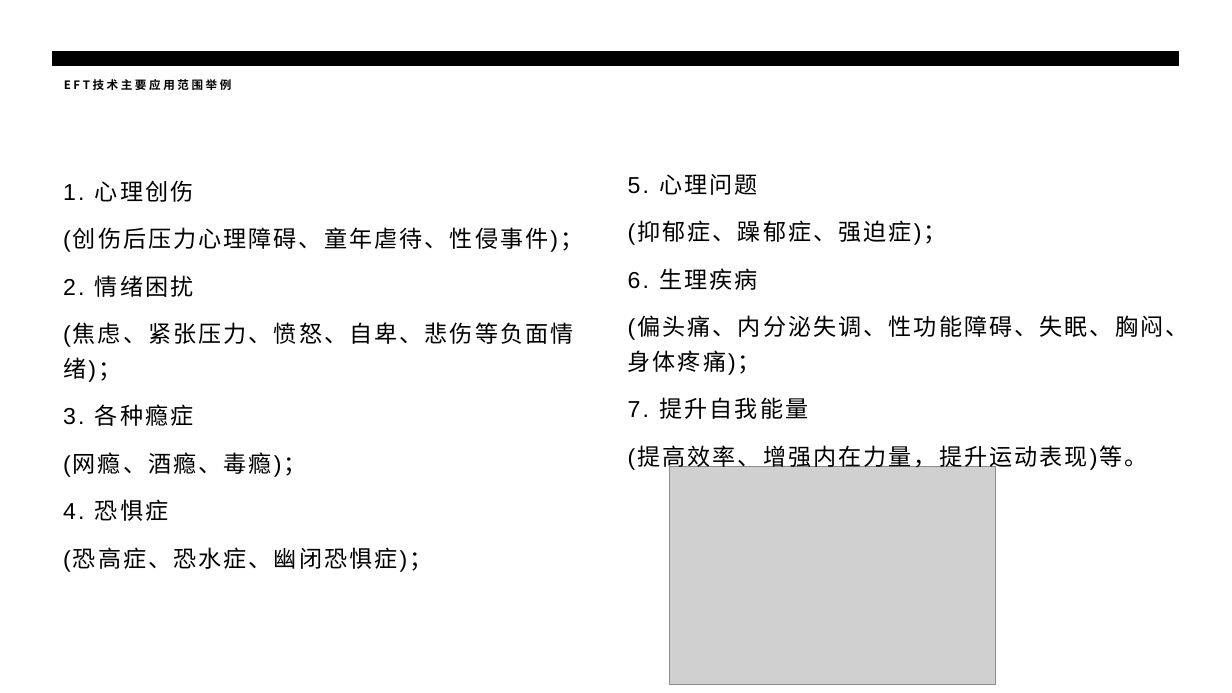
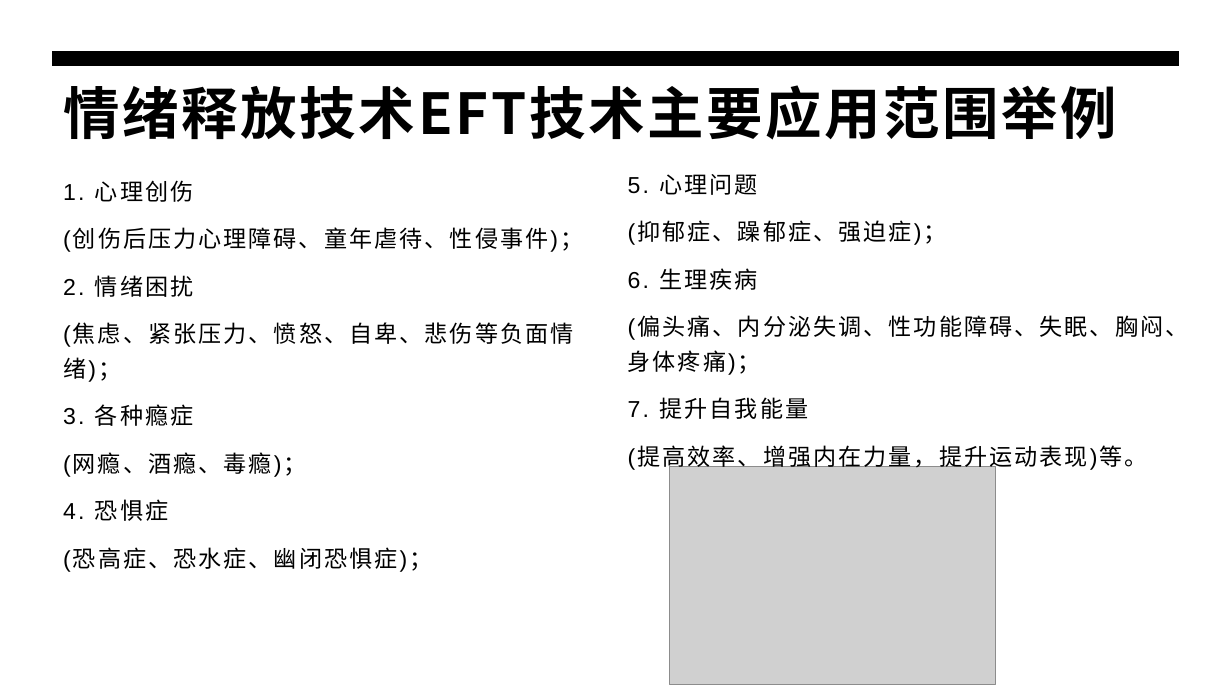
Before and after one commit to panxibei/writing, a slide deck: slide 5 of 44_心理学/28_浥尘伙伴社团原创：音乐治疗/PPT/浥尘伙伴社团原创：情绪释放疗法（EFT）心理训练.pptx. Drawn at 1232x693 pixels with LibreOffice and Linux fonts; fonts in the diff are those of the drawing; grey boxes stand for pictures. Boxes give left, top, right and bottom in pixels: in the first picture for what was removed or moved away, otherwise in the second. Text is boxed around its words. In the diff, an @@ line names an element or a change of style, - is before the commit and + after.

```diff
--- a/44_心理学/28_浥尘伙伴社团原创：音乐治疗/PPT/浥尘伙伴社团原创：情绪释放疗法（EFT）心理训练.pptx
+++ b/44_心理学/28_浥尘伙伴社团原创：音乐治疗/PPT/浥尘伙伴社团原创：情绪释放疗法（EFT）心理训练.pptx
@@ title at (x1=64, y1=85, x2=1117, y2=140): text changed; size 9 to 44 pt @@
-EFT技术主要应用范围举例
+情绪释放技术EFT技术主要应用范围举例
```
Also in this commit, not shown: 11 other slides changed, 4 slides added, 1 other file.
